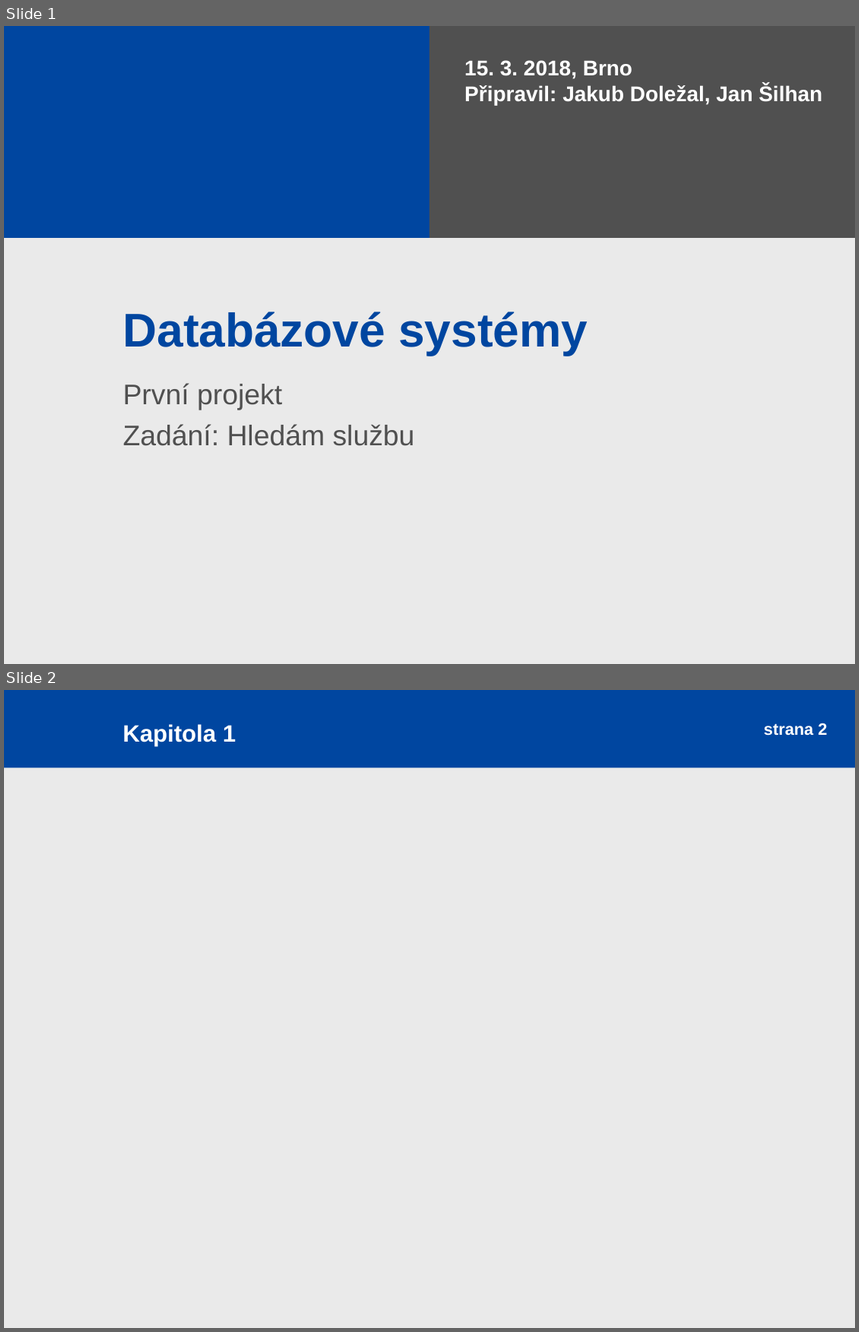
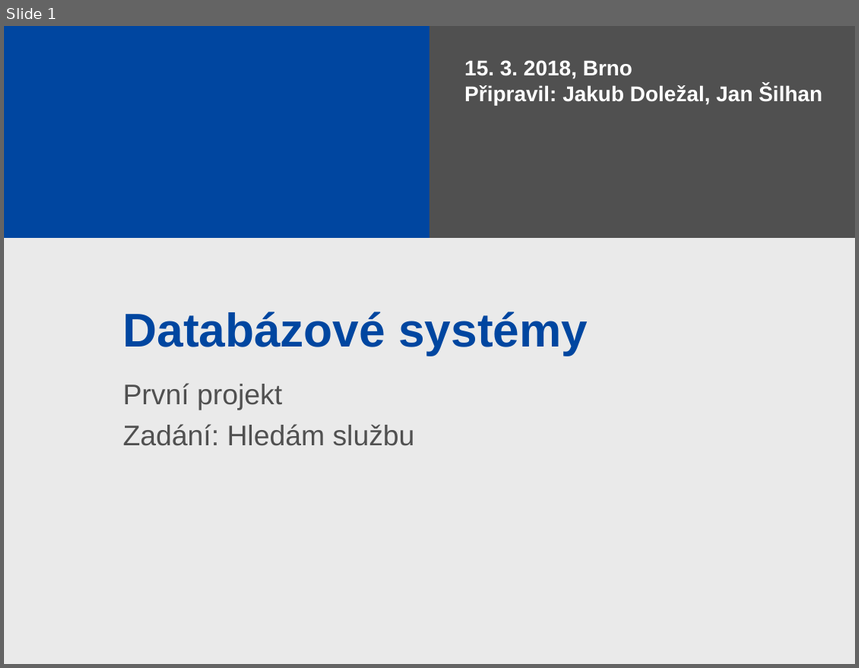
Before and after one commit to rajzik/databaze, a slide deck: prezentace.ppt. Shown one above the other, each under a label of ours: slides 1 and 2 before the commit, slide 1 after it. The pictures are 859x1332 and 859x668 pixels, drawn with LibreOffice and Linux fonts; fonts in the diff are those of the drawing; background and template pictures are left out. Boxes give left, top, right and bottom in pixels: in the first picture for what was removed or moved away, otherwise in the second. Text is boxed around its words. In the diff, an @@ line names an element or a change of style, - is before the commit and + after.

```diff
--- a/prezentace.ppt
+++ b/prezentace.ppt
@@ slide 2 removed at (4, 690, 855, 1328), background #EAEAEA @@
@@ rectangle removed at (4, 690, 855, 768) @@
@@ text removed at (123, 724, 236, 747) @@
-Kapitola 1
@@ page number removed at (764, 723, 827, 736) @@
-strana 2
```
Also in this commit, not shown: 5 slides added.
